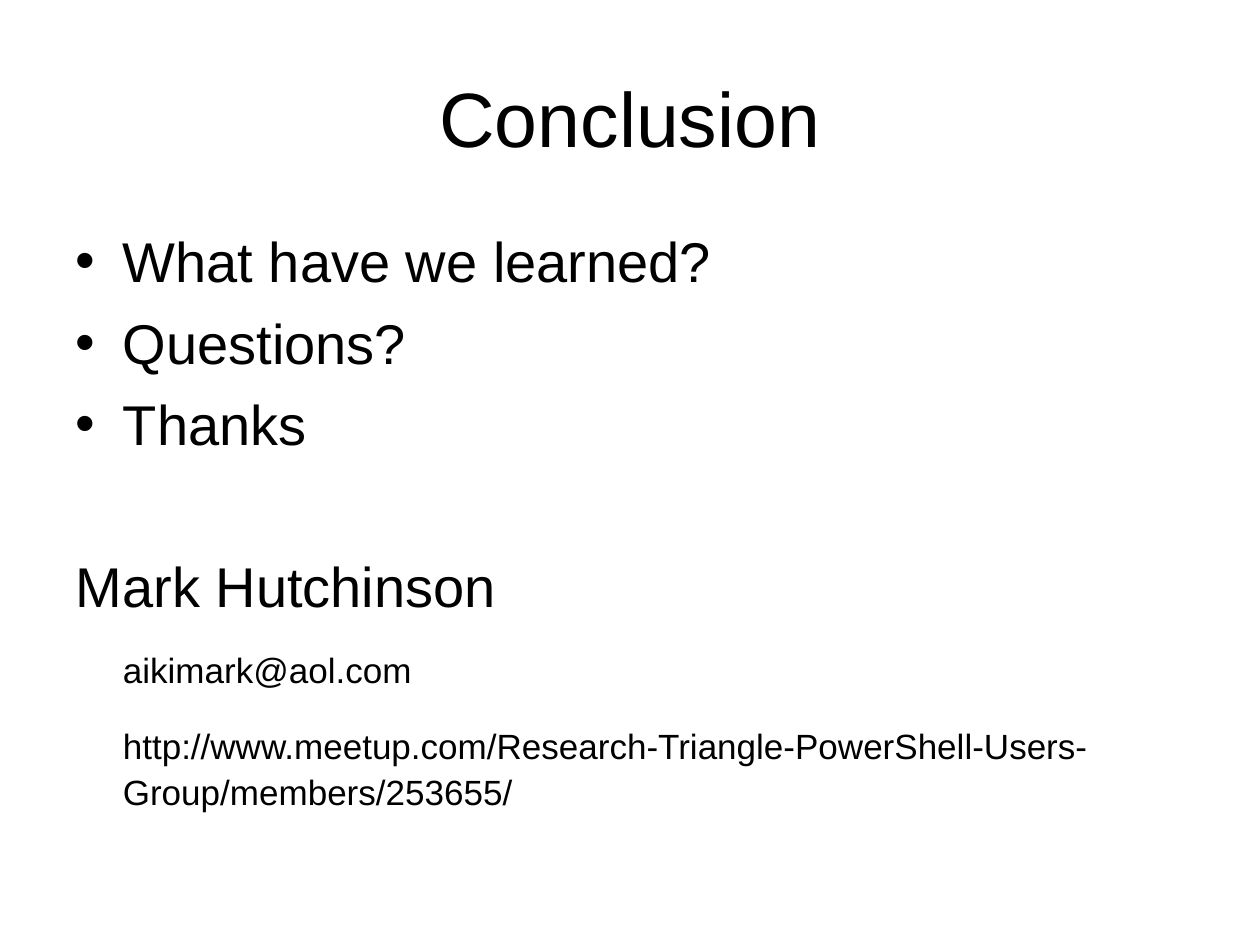
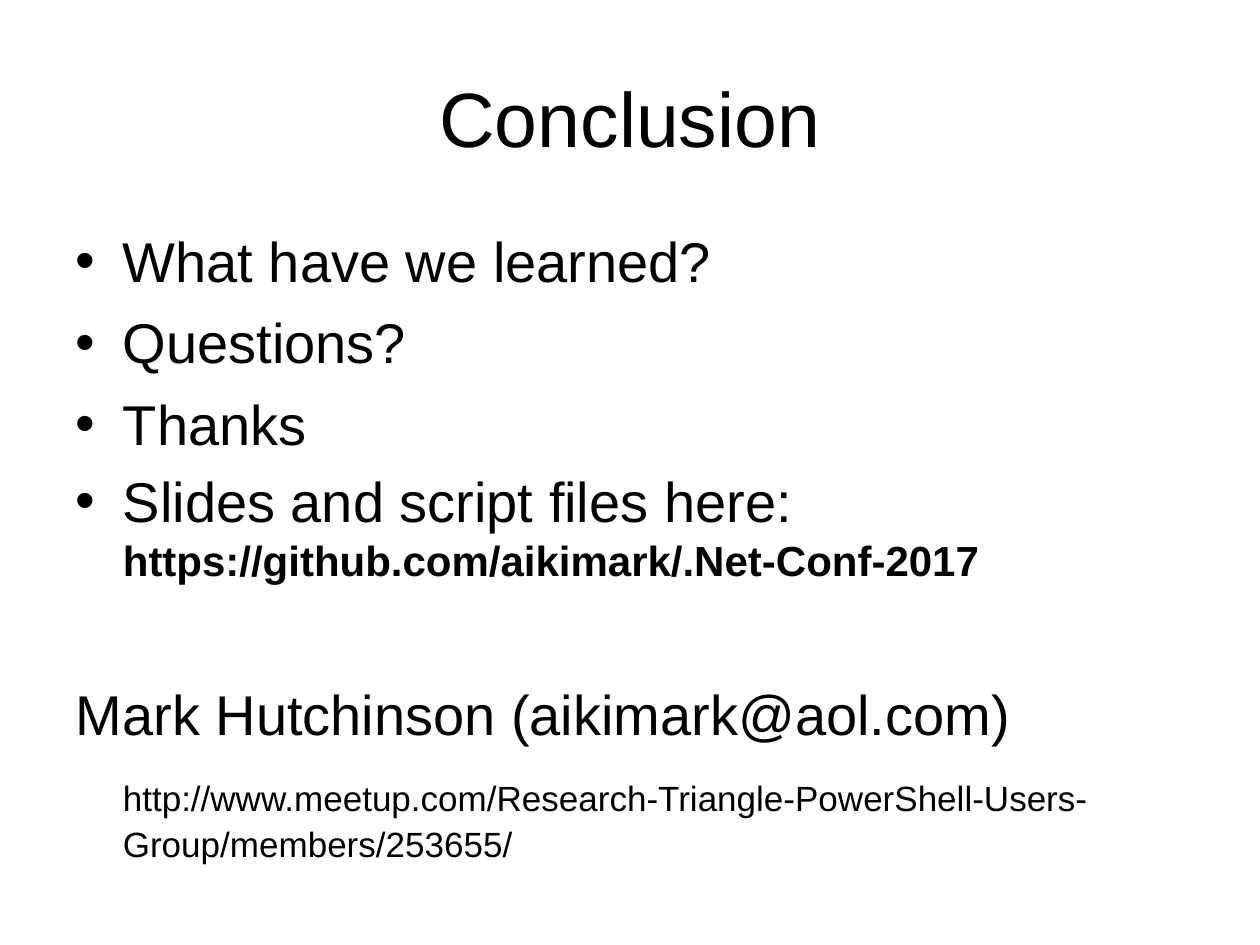
Before and after one commit to aikimark/.Net-Conf-2017, a slide deck: slide 21 of Introduction To Powershell.ppt. Drawn at 1260x945 pixels with LibreOffice and Linux fonts; fonts in the diff are those of the drawing. Boxes give left, top, right and bottom in pixels: in the first picture for what was removed or moved away, otherwise in the second. Text is boxed around its words. In the diff, an @@ line names an element or a change of style, - is before the commit and + after.

```diff
--- a/Introduction To Powershell.ppt
+++ b/Introduction To Powershell.ppt
@@ text at <box>76,481,1010,746</box>: text changed; size 20 to 32 pt @@
-Mark Hutchinson
-aikimark@aol.com
+• Slides and script files here:
+  https://github.com/aikimark/.Net-Conf-2017
+Mark Hutchinson (aikimark@aol.com)
```
